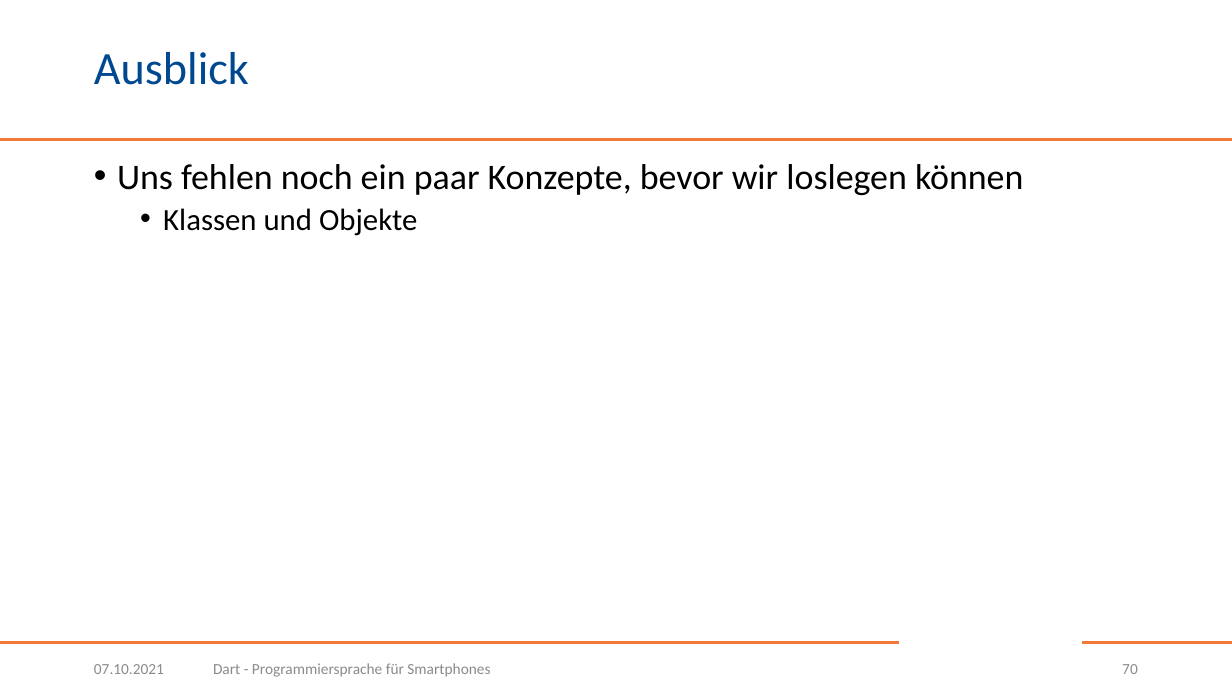
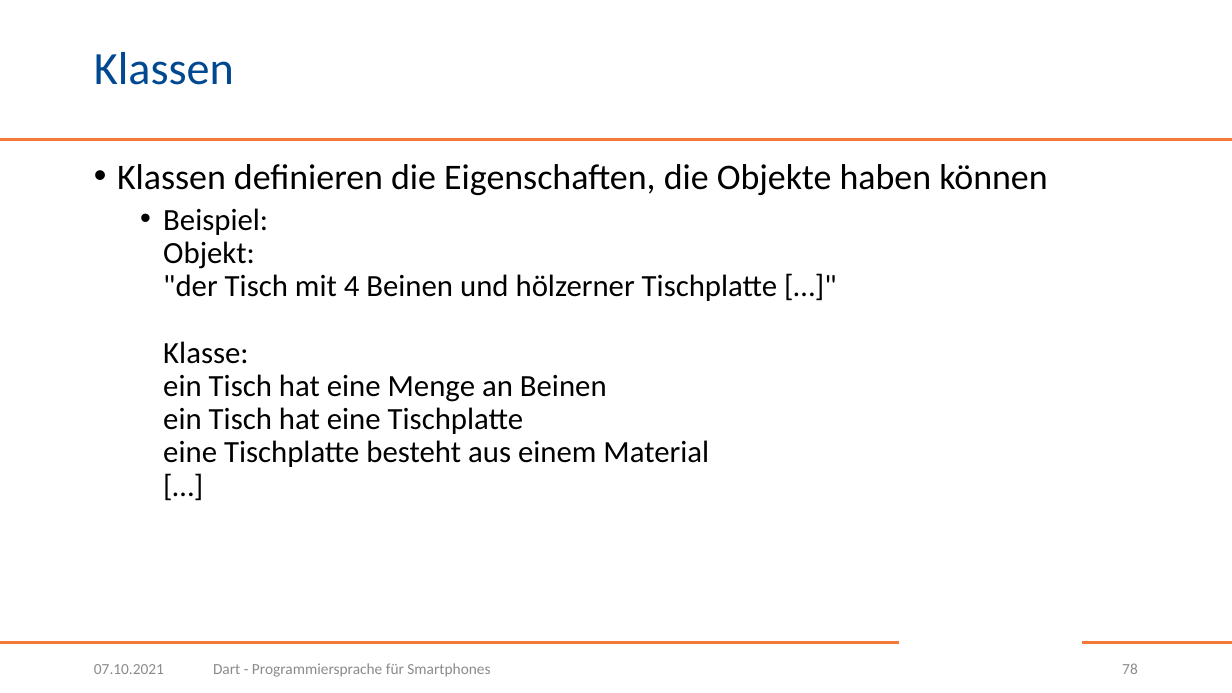
Before and after one commit to BogyMitutoyoCTL/Checklisten-App-2021, a slide deck: slide 78 of Dart.pptx (slide 70 before the commit). Drawn at 1232x693 pixels with LibreOffice and Linux fonts; fonts in the diff are those of the drawing; background and template pictures are left out. Boxes give left, top, right and bottom in pixels: in the first picture for what was removed or moved away, otherwise in the second. Text is boxed around its words. In the diff, an @@ line names an element or a change of style, - is before the commit and + after.

Commit message:
Objektorientierung eingepflegt

```diff
--- a/Dart.pptx
+++ b/Dart.pptx
@@ title at [94,52,234,85]: text changed @@
-Ausblick
+Klassen
@@ text at [117,164,1047,467]: text changed; size 28 to 24 pt @@
-• Uns fehlen noch ein paar Konzepte, bevor wir loslegen können
-  • Klassen und Objekte
+• Klassen definieren die Eigenschaften, die Objekte haben können
+  • Beispiel:
+    Objekt:
+    "der Tisch mit 4 Beinen und hölzerner Tischplatte […]"
+    Klasse:
+    ein Tisch hat eine Menge an Beinen
+    ein Tisch hat eine Tischplatte
+    eine Tischplatte besteht aus einem Material
+    […]
@@ page number at [1122,663,1138,674]: text changed @@
-70
+78
```
Also in this commit, not shown: 1 other slide changed, 17 slides added.
